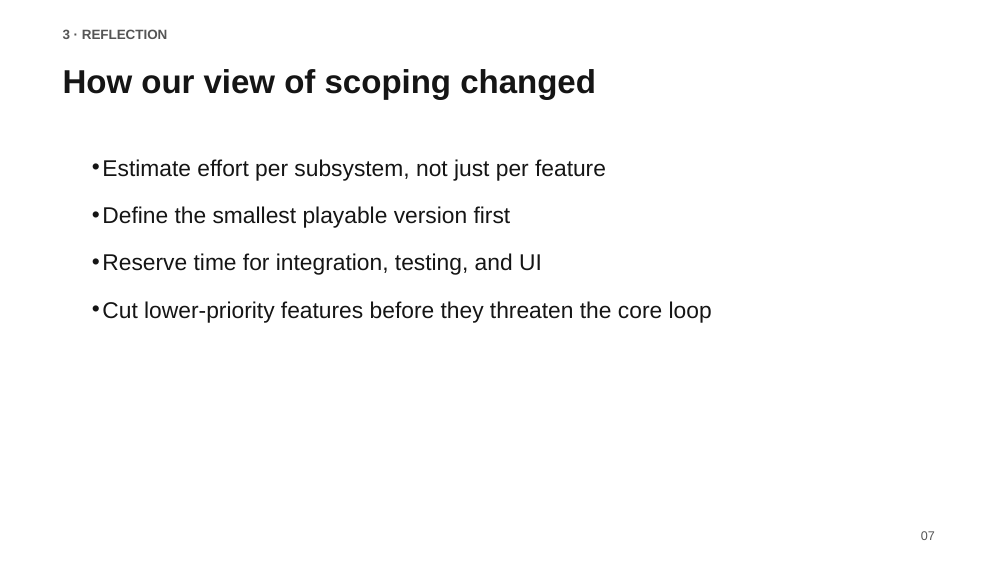
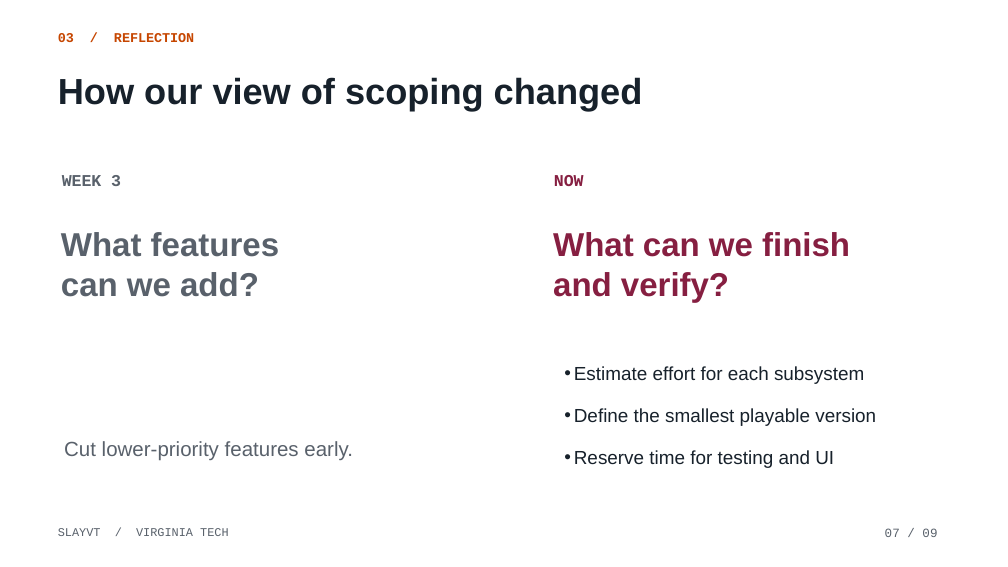
Before and after one commit to ultra-dog/SlayVT, a slide deck: slide 7 of docs/SlayVT_Deliverable3.pptx. Drawn at 1008x567 pixels with LibreOffice and Linux fonts; fonts in the diff are those of the drawing. Boxes give left, top, right and bottom in pixels: in the first picture for what was removed or moved away, otherwise in the second. Text is boxed around its words. In the diff, an @@ line names an element or a change of style, - is before the commit and + after.

Commit message:
Style final presentation with VT colors and card-spire artwork

```diff
--- a/docs/SlayVT_Deliverable3.pptx
+++ b/docs/SlayVT_Deliverable3.pptx
@@ text at [58, 33, 194, 42]: text changed; font Arial to Courier New; text colour #555555 to #C64600 @@
-3 · REFLECTION
+03 / REFLECTION
@@ text "How our view of scoping ...": place and size @@
-text "How our view of scoping ..." at [63, 69, 596, 100]
+text "How our view of scoping ..." at [58, 77, 643, 111]
@@ text "How our view of scoping ..." at [58, 77, 643, 111]: size 31.5 to 34.5 pt, text colour #151515 to #17212B @@
@@ text added at [62, 175, 121, 186], 15.8 pt, text #59616B, bold @@
+WEEK 3
@@ text added at [554, 175, 584, 186], 15.8 pt, text #861F41, bold @@
+NOW
@@ text added at [61, 232, 279, 297], 31.5 pt, text #59616B, bold @@
+What features
+can we add?
@@ text added at [553, 232, 850, 302], 31.5 pt, text #861F41, bold @@
+What can we finish
+and verify?
@@ text at [574, 366, 876, 468]: text changed; size 21.8 to 18 pt; text colour #151515 to #17212B @@
-• Estimate effort per subsystem, not just per feature
-• Define the smallest playable version first
-• Reserve time for integration, testing, and UI
-• Cut lower-priority features before they threaten the core loop
+• Estimate effort for each subsystem
+• Define the smallest playable version
+• Reserve time for testing and UI
@@ text added at [64, 441, 353, 461], 19.5 pt, text #59616B @@
+Cut lower-priority features early.
@@ text added at [58, 528, 229, 536], 11.2 pt, text #59616B @@
+SLAYVT / VIRGINIA TECH
@@ text at [885, 528, 937, 537]: text changed; font Arial to Courier New; text colour #555555 to #59616B @@
-07
+07 / 09
```
Also in this commit, not shown: 5 other slides changed, 3 slides added, 3 slides removed, 1 other file.
